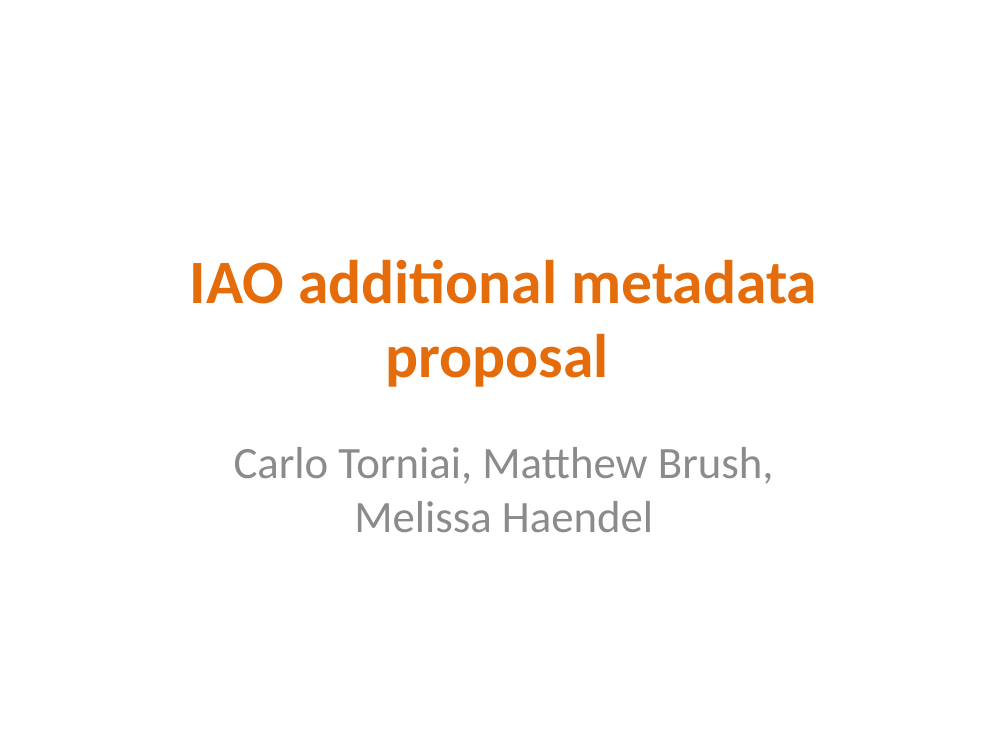
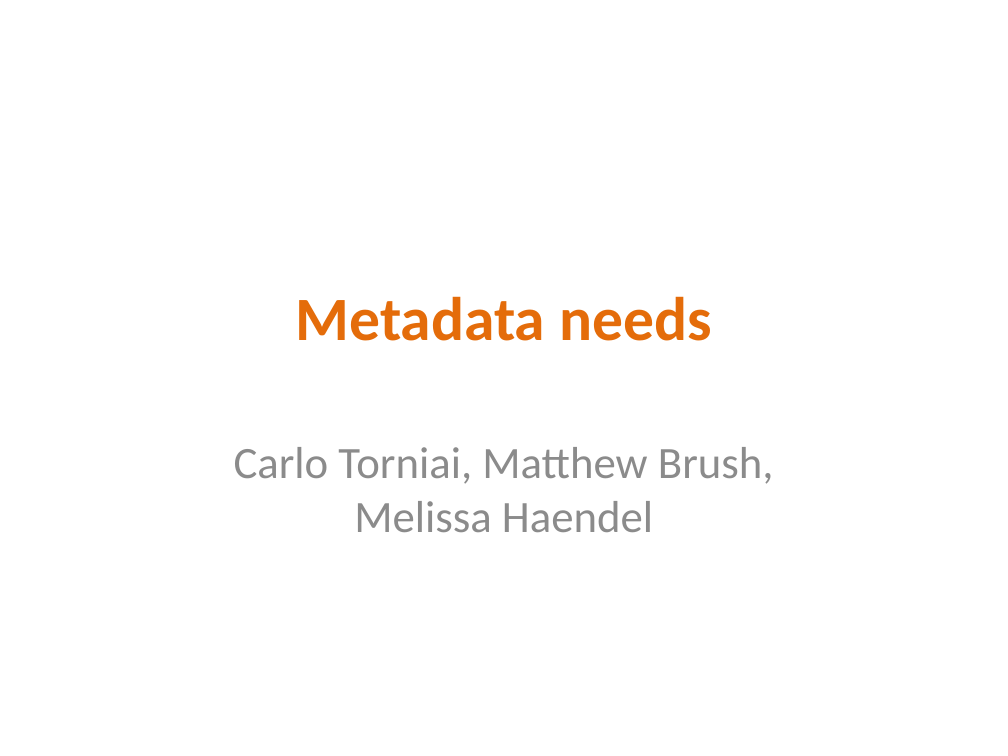
Before and after one commit to obi-ontology/obi-legacy-svn, a slide deck: slide 1 of trunk/docs/presentations/OBI workshop Oct 2011 Philly/Metadata_requirements.pptx. Drawn at 1008x756 pixels with LibreOffice and Linux fonts; fonts in the diff are those of the drawing. Boxes give left, top, right and bottom in pixels: in the first picture for what was removed or moved away, otherwise in the second. Text is boxed around its words. In the diff, an @@ line names an element or a change of style, - is before the commit and + after.

Commit message:
Added the result of the discussion about metadata at the end of metadata slides

```diff
--- a/trunk/docs/presentations/OBI workshop Oct 2011 Philly/Metadata_requirements.pptx
+++ b/trunk/docs/presentations/OBI workshop Oct 2011 Philly/Metadata_requirements.pptx
@@ title at (x1=296, y1=296, x2=712, y2=341): text changed @@
-IAO additional metadata proposal
+Metadata needs
```
Also in this commit, not shown: 2 other slides changed, 3 slides added.
